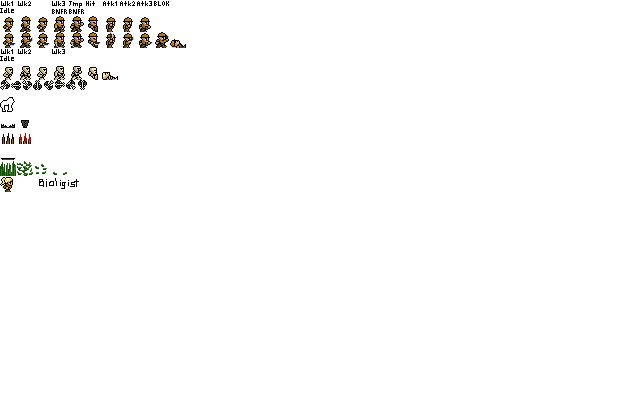
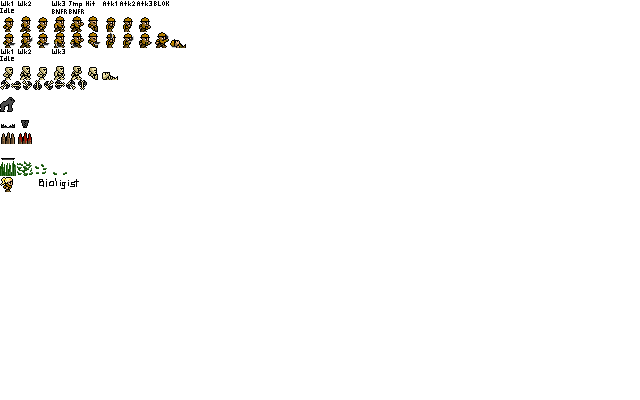
Revision of a layered w=640, h=400 image; what changed, layer by layer:
painted on "sprites" over [0, 21, 179, 144]
